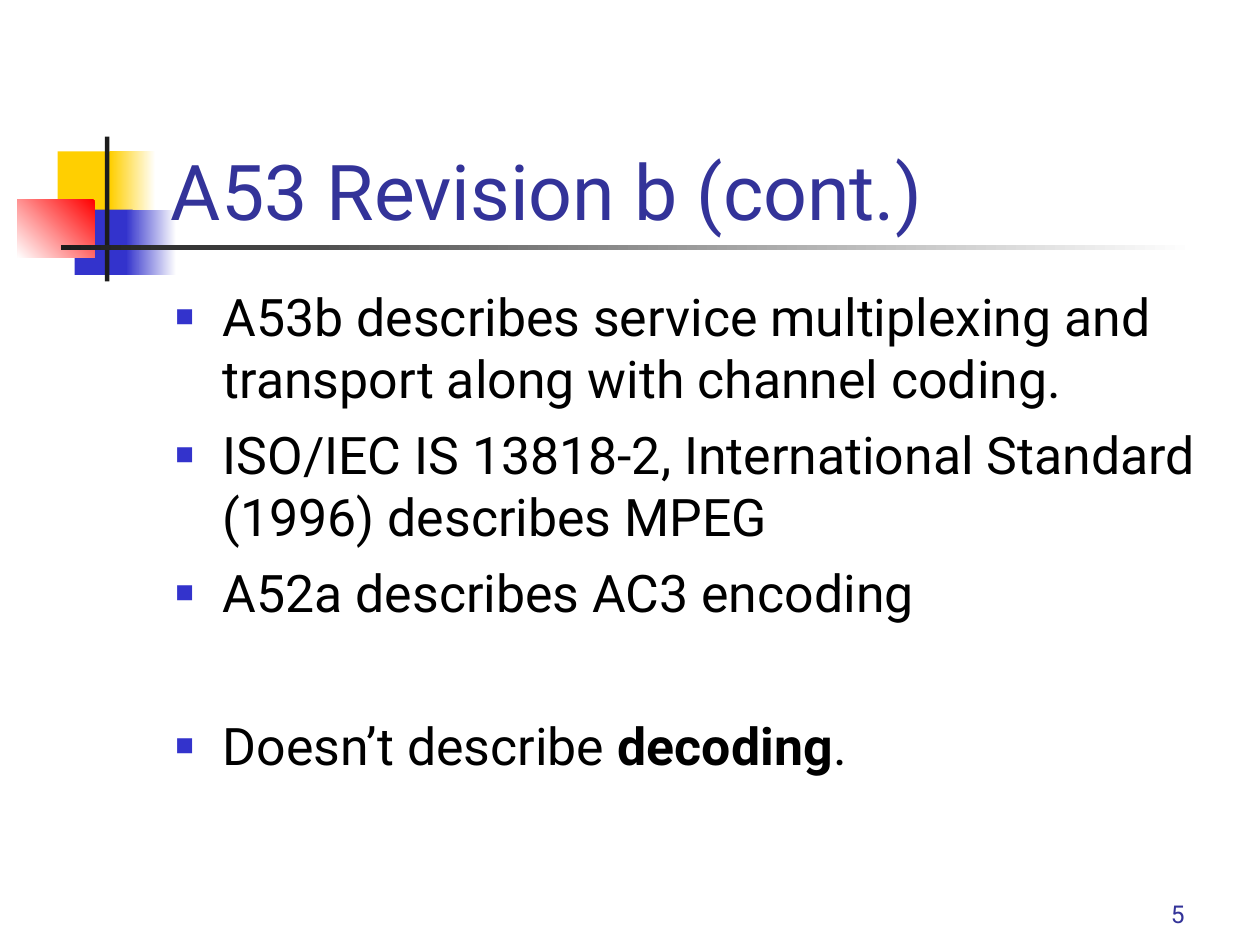
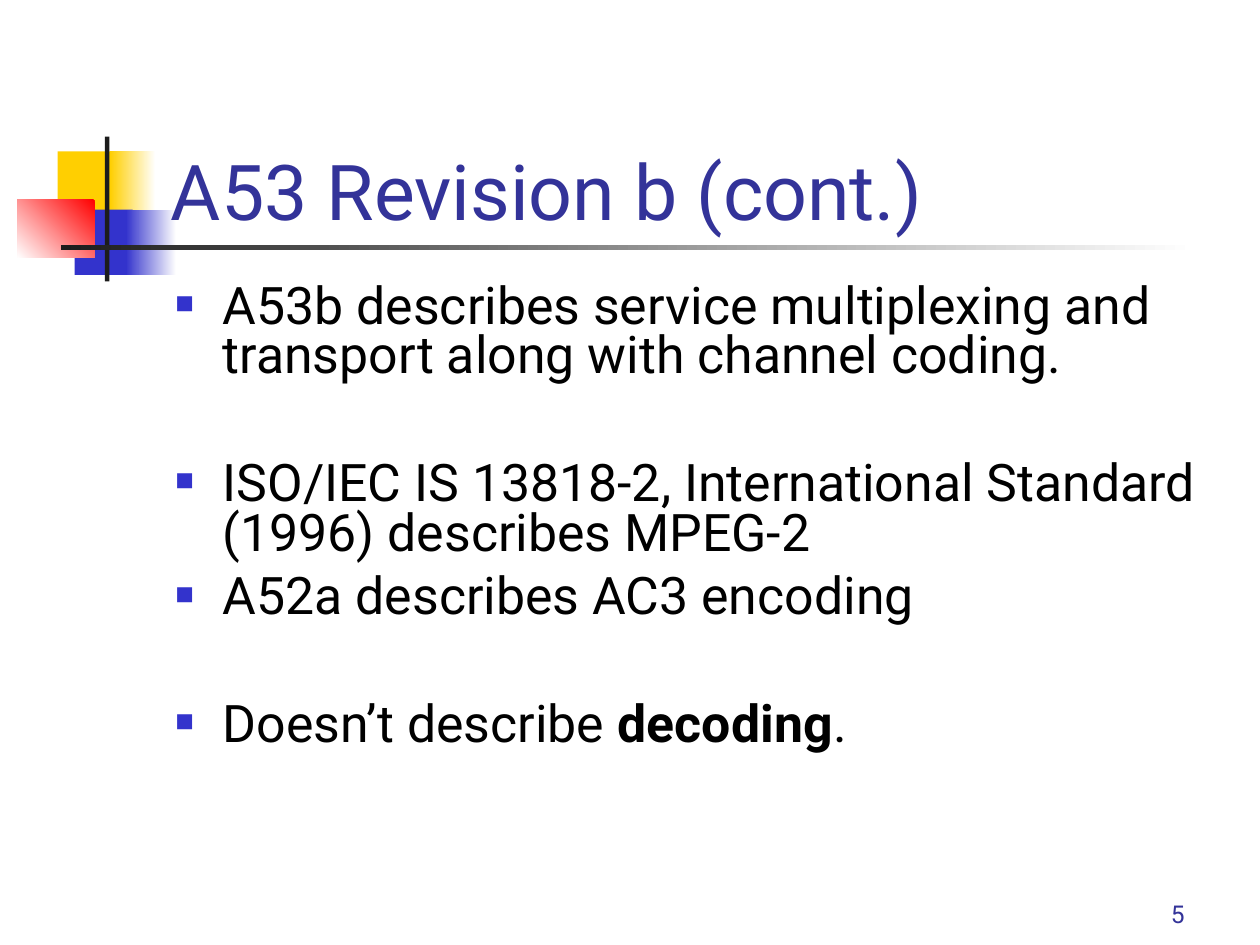
Before and after one commit to rrnewton/StreamIt, a slide deck: slide 5 of streams/apps/applications/hdtv/docs/Streamit-HDTV.ppt. Drawn at 1260x945 pixels with LibreOffice and Linux fonts; fonts in the diff are those of the drawing. Boxes give left, top, right and bottom in pixels: in the first picture for what was removed or moved away, otherwise in the second. Text is boxed around its words. In the diff, an @@ line names an element or a change of style, - is before the commit and + after.

```diff
--- a/streams/apps/applications/hdtv/docs/Streamit-HDTV.ppt
+++ b/streams/apps/applications/hdtv/docs/Streamit-HDTV.ppt
@@ text at [223,285,1151,753]: line spacing 1 to 0.8 @@
@@ text at [223,462,1195,563]: text changed @@
-■ ISO/IEC IS 13818-2, International Standard (1996) describes MPEG
+■ ISO/IEC IS 13818-2, International Standard (1996) describes MPEG-2
```
Also in this commit, not shown: 6 other slides changed, 1 other file.
